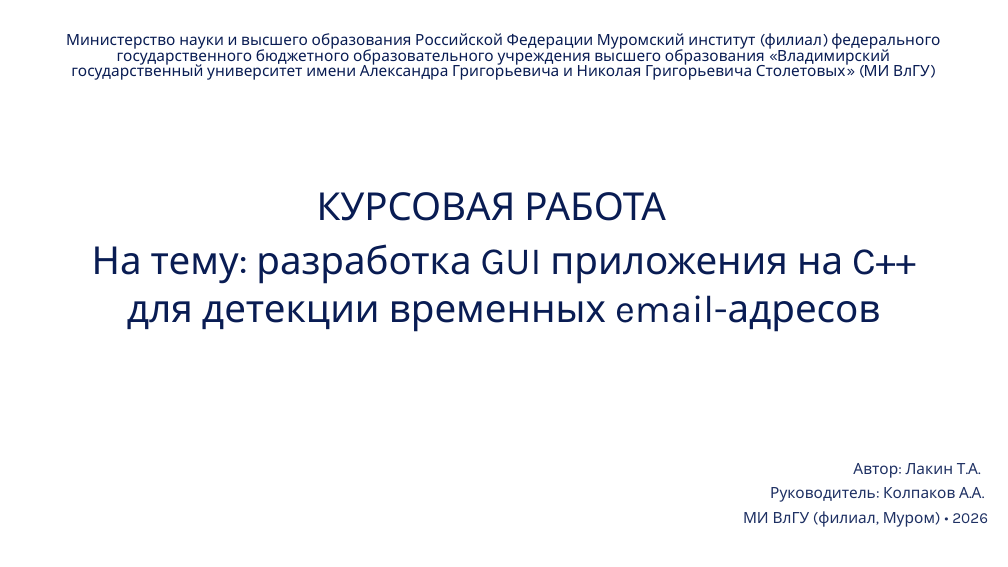
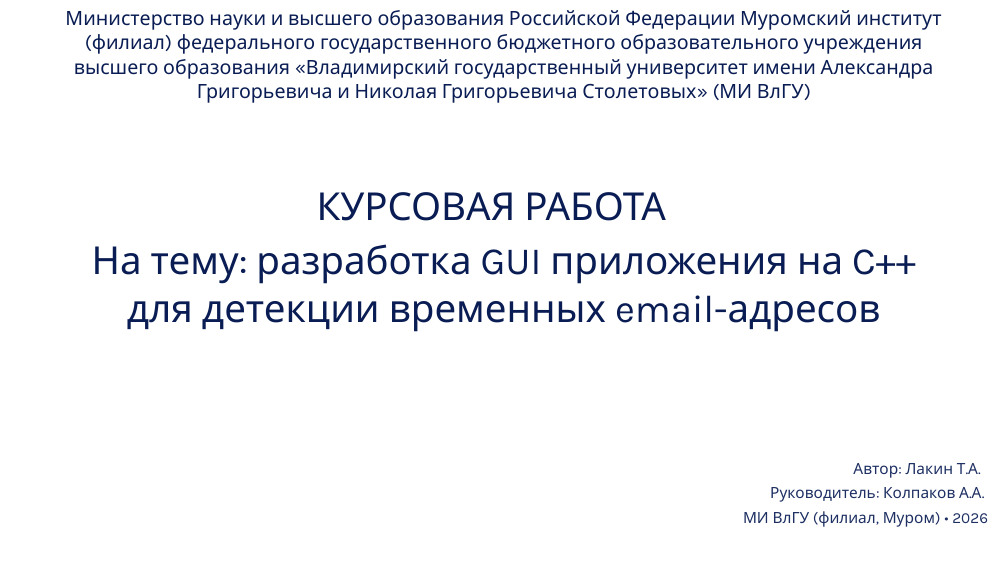
Before and after one commit to timzvorykin/TempMailChecker, a slide deck: slide 1 of Курсач презентация.pptx. Drawn at 1008x567 pixels with LibreOffice and Linux fonts; fonts in the diff are those of the drawing. Boxes give left, top, right and bottom in pixels: in the first picture for what was removed or moved away, otherwise in the second. Text is boxed around its words. In the diff, an @@ line names an element or a change of style, - is before the commit and + after.

```diff
--- a/Курсач презентация.pptx
+++ b/Курсач презентация.pptx
@@ text "Министерство науки и высшего образования ...": place and size @@
-text "Министерство науки и высшего образования ..." at (66,33,940,80)
+text "Министерство науки и высшего образования ..." at (65,10,941,103)
@@ text "Министерство науки и высшего образования ..." at (65,10,941,103): size 11 to 14 pt; line spacing 0.84 to 1.04 @@
```
Also in this commit, not shown: 6 other slides changed, 2 slides added.
